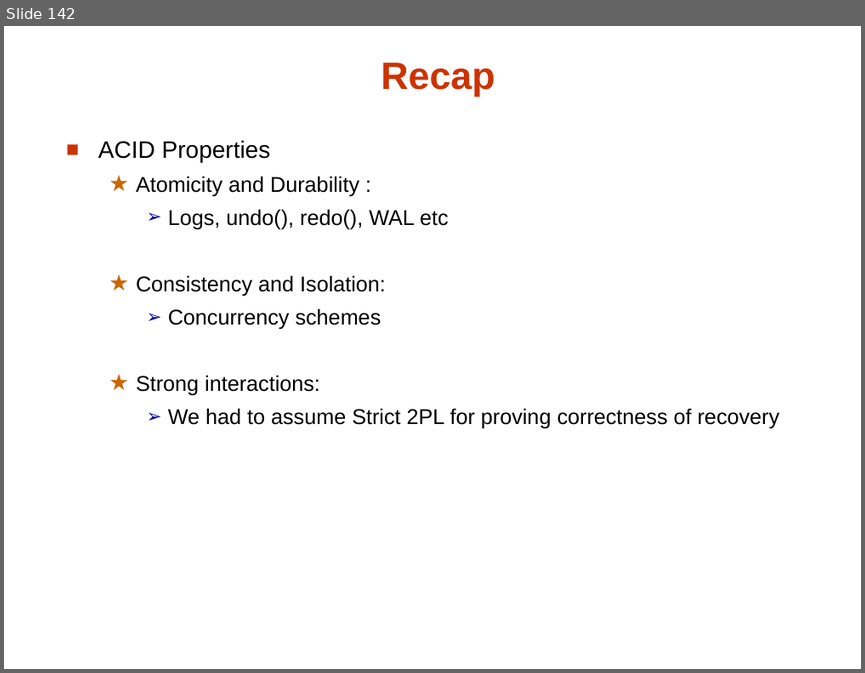
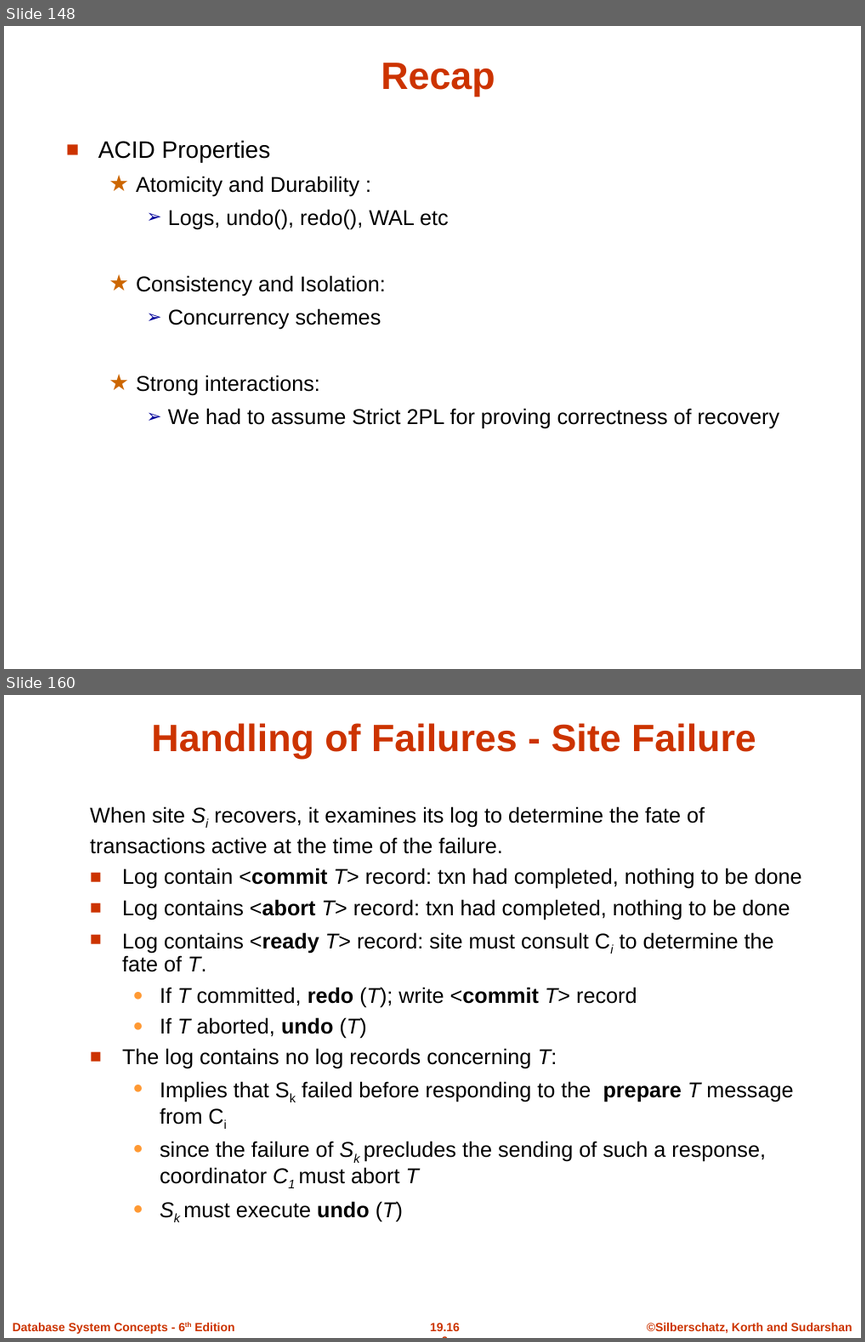
Before and after one commit to umddb/cmsc424-fall2021, a slide deck: Slides/06-Transactions.pptx. Shown one above the other, each under a label of ours: slide 142 before the commit, slides 148 and 160 after it; the slides between them are not shown. The pictures are 865x673 and 865x1342 pixels, drawn with LibreOffice and Linux fonts; fonts in the diff are those of the drawing; background and template pictures are left out. Boxes give left, top, right and bottom in pixels: in the first picture for what was removed or moved away, otherwise in the second. Text is boxed around its words. In the diff, an @@ line names an element or a change of style, - is before the commit and + after.

Commit message:
transactions slides updated

```diff
--- a/Slides/06-Transactions.pptx
+++ b/Slides/06-Transactions.pptx
@@ slide 160 added at <box>4,695,861,1338</box>, background #FFFFFF @@
@@ title added at <box>151,723,756,759</box>, 32 pt, text #CC3300, bold @@
+Handling of Failures - Site Failure
@@ text added at <box>90,806,802,1222</box>, 18 pt, text #000000 @@
+When site Si recovers, it examines its log to determine the fate of
+transactions active at the time of the failure.
+■ Log contain <commit T> record: txn had completed, nothing to be done
+■ Log contains <abort T> record: txn had completed, nothing to be done
+■ Log contains <ready T> record: site must consult Ci to determine the fate of T.
+  ● If T committed, redo (T); write <commit T> record
+  ● If T aborted, undo (T)
+■ The log contains no log records concerning T:
+  ● Implies that Sk failed before responding to the prepare T message from Ci
+  ● since the failure of Sk precludes the sending of such a response, coordinator C1 must abort T
+  ● Sk must execute undo (T)
@@ text added at <box>12,1322,234,1333</box>, 10 pt, text #CC3300, bold @@
+Database System Concepts - 6th Edition
@@ page number added at <box>430,1322,460,1331</box>, 10 pt, text #CC3300, bold @@
+19.160
@@ text added at <box>647,1322,852,1333</box>, 10 pt, text #CC3300, bold @@
+©Silberschatz, Korth and Sudarshan
@@ what was slide 142 is now slide 148 @@
```
Also in this commit, not shown: 14 slides changed, 25 other slides added, 5 slides removed.
